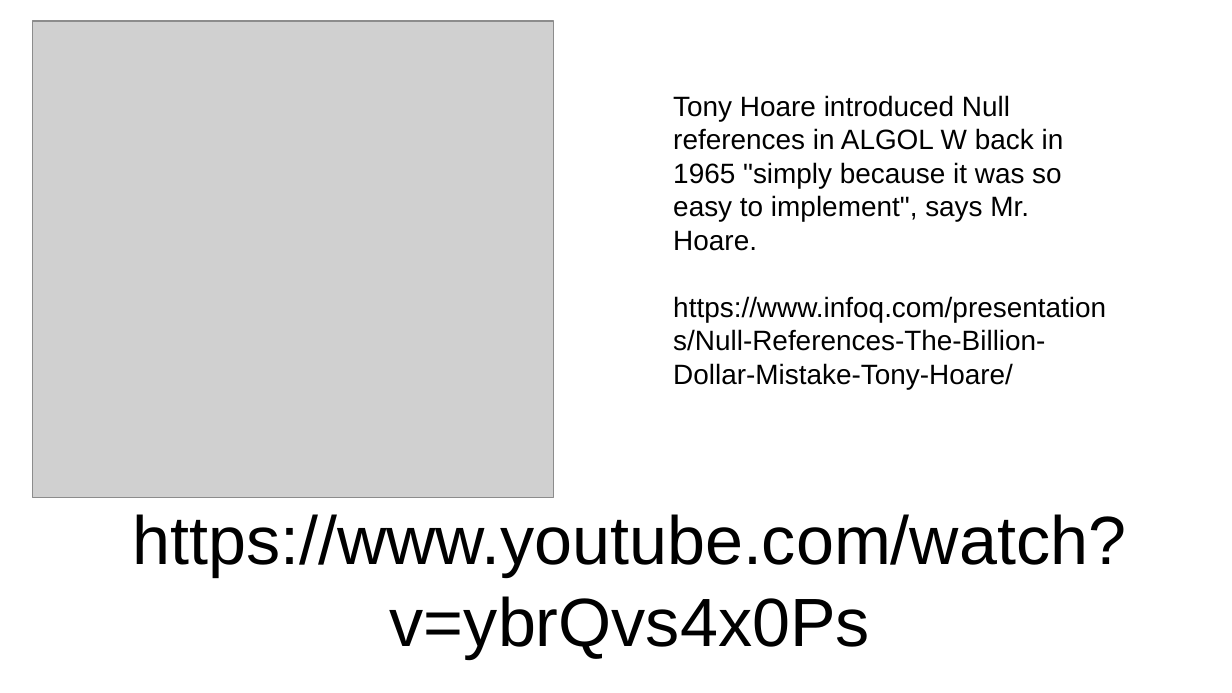
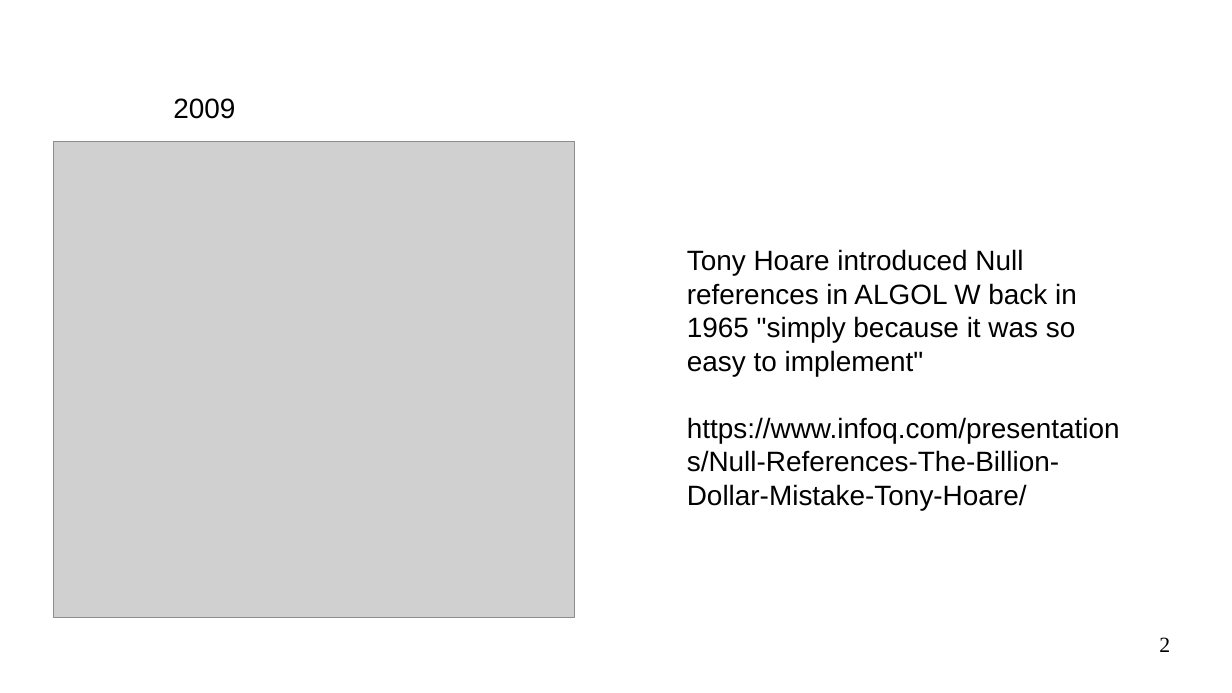
Before and after one commit to marcpawl/nullptr, a slide deck: slide 2 of slideshow.odp. Drawn at 1232x693 pixels with LibreOffice and Linux fonts; fonts in the diff are those of the drawing; grey boxes stand for pictures. Boxes give left, top, right and bottom in pixels: in the first picture for what was removed or moved away, otherwise in the second. Text is boxed around its words. In the diff, an @@ line names an element or a change of style, - is before the commit and + after.

```diff
--- a/slideshow.odp
+++ b/slideshow.odp
@@ text added at [173, 98, 235, 119], 18 pt, text #000000 @@
+2009
@@ picture: place and size @@
-picture at [32, 21, 555, 497]
+picture at [54, 141, 576, 617]
@@ text at [687, 249, 1120, 510]: text changed @@
-Tony Hoare introduced Null references in ALGOL W back in 1965 "simply because it was so easy to implement", says Mr. Hoare.
-https://www.infoq.com/presentations/Null-References-The-Billion-Dollar-Mistake-Tony-Hoare/
+Tony Hoare introduced Null references in ALGOL W back in 1965 "simply because it was so easy to implement"
+https://www.infoq.com/presentations/Null-References-The-Billion-Dollar-Mistake-Tony-Hoare/
@@ title removed at [132, 514, 1126, 659] @@
-https://www.youtube.com/watch?v=ybrQvs4x0Ps
@@ page number added at [1159, 637, 1170, 652], 14 pt, text #000000 @@
+2
```
Also in this commit, not shown: 46 other slides changed, 20 slides added, 12 slides removed.
